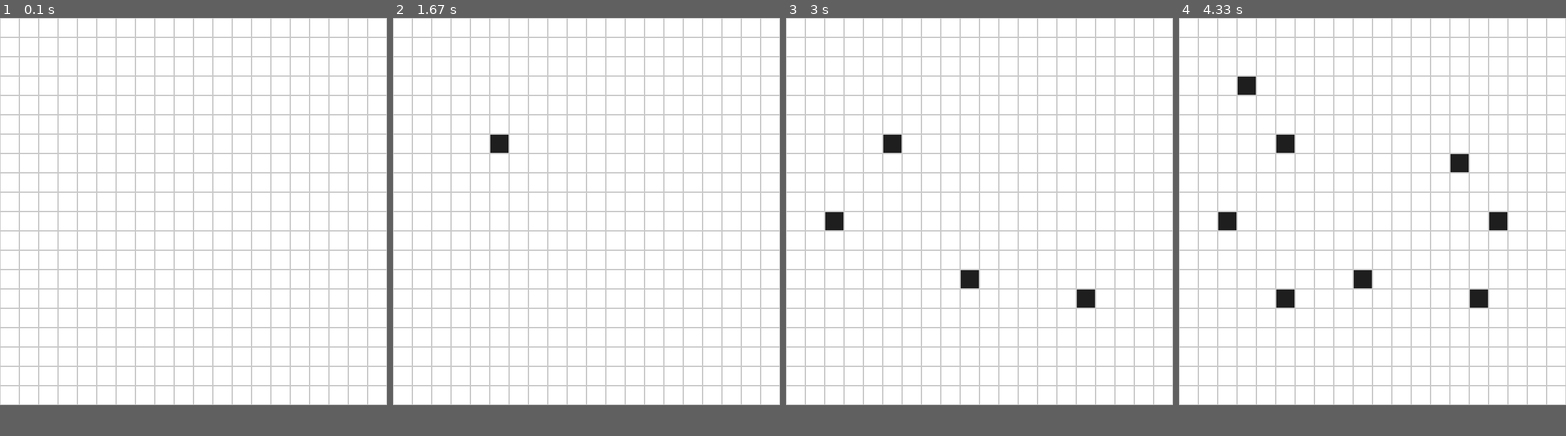
Above: before the commit, frames 1-4 (left to right).
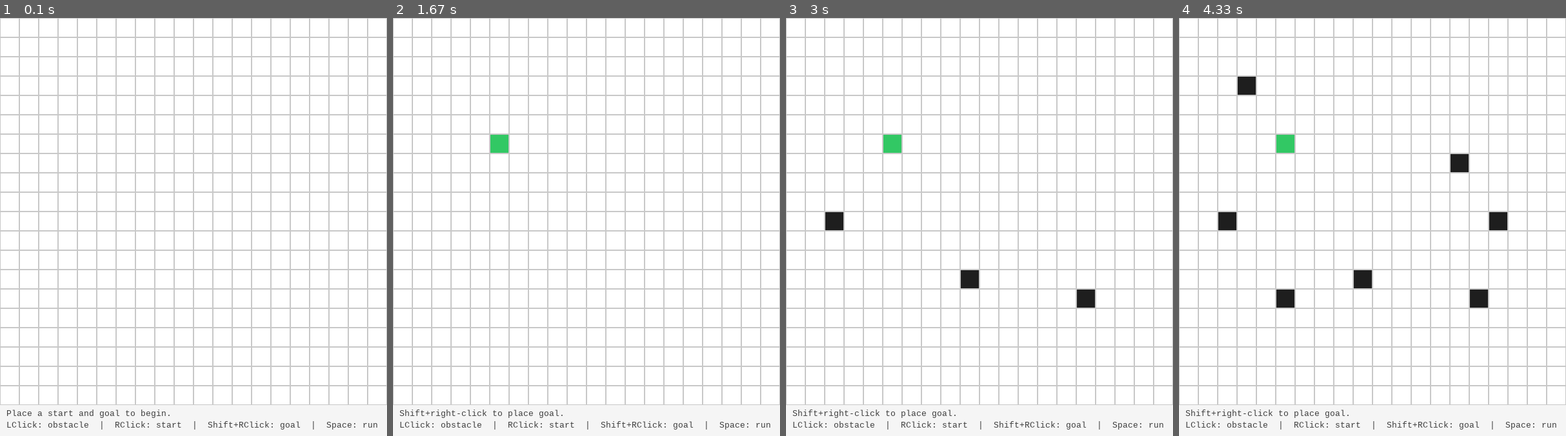
Above: after the commit, the same moments.

Repository: k-mma/autonomous-nav
Game: pygame game, started from main.py
Same seed, same stepped clock (60 frames per second), same inputs: the game is played once before the commit and once after it.
Inputs (mouse positions are in pixels of both pictures, inside the frame that each line leads up to):
- Up to frame 1 (0.1 s): no input
- Up to frame 2 (1.67 s): right-click (586, 256) at 0.38 s; click (493, 231) at 0.72 s; tap C at 1 s; right-click (493, 143) at 1.38 s
- Up to frame 3 (3 s): click (840, 214) at 1.72 s; click (979, 277) at 2.05 s; click (1080, 293) at 2.38 s; tap Space at 2.67 s
- Up to frame 4 (4.33 s): click (1492, 218) at 3.05 s; click (1453, 151) at 3.38 s; click (1256, 89) at 3.72 s; click (1279, 302) at 4.05 s
The window is 600x600 before the commit and 600x648 after it. Grey fills any space a smaller window leaves; there, only what the larger window draws over its background counts as a difference.

The runs differ from the first frame. In frame 1, 0.6% of the frame differs, in the area x 1-98%, y 93-99%; in frame 2, 0.8%, in the area x 1-98%, y 27-99%; in frame 3, 0.8%; in frame 4, 0.8%.

Commit message:
added start/goal cells, added dijkstra into visualizer

Diff:
--- a/nav/algorithms.py
+++ b/nav/algorithms.py
@@ -1,19 +1,38 @@
-# FUNCTIONS
+import heapq
 
-# Dijkstra's
 
-# Pseudocode
-'''
-for each vertex v:
-    dist[v] = infinity
-    prev[v] = none
-dist[source] = 0
-set all vertices to unexplored
-while destination not explored:
-    v = least-vlaued unexplored vertex
-    set v to explored
-    for each edge (v, w):
-        if dist[v] + len(v, w) < dist[w]:
-            dist[w] = dist[v] + len(v, w)
-            prev[w] = v
-'''
+def dijkstra(grid, start, goal):
+    dist = {start: 0}
+    came_from = {}
+    settled = set()
+    # pq: cost, row, col
+    pq = [(0, start[0], start[1])]
+
+    while pq:
+        cost, row, col = heapq.heappop(pq)
+        current = (row, col)
+        # Ignore cell already explored with a lower cost
+        if current in settled:
+            continue
+        settled.add(current)
+        if current == goal:
+            return reconstruct(came_from, start, goal), settled, came_from
+        for neighbor in grid.get_neighbors(row, col):
+            new_cost = cost + 1
+            if new_cost < dist.get(neighbor, float('inf')):
+                dist[neighbor] = new_cost
+                came_from[neighbor] = current
+                heapq.heappush(pq, (new_cost, neighbor[0], neighbor[1]))
+    # Return if no path found (queue is exhausted)
+    return None, settled, came_from
+
+
+def reconstruct(came_from, start, goal):
+    path = []
+    cell = goal
+    while cell != start:
+        path.append(cell)
+        cell = came_from[cell]
+    path.append(start)
+    path.reverse()
+    return path
--- a/nav/config.py
+++ b/nav/config.py
@@ -2,7 +2,9 @@
 
 GRID_SIZE = 20
 CELL_SIZE = 30          # Pixels per cell
-WINDOW_SIZE = GRID_SIZE * CELL_SIZE
+WINDOW_WIDTH = GRID_SIZE * CELL_SIZE
+STATUS_BAR_HEIGHT = 48
+WINDOW_HEIGHT = WINDOW_WIDTH + STATUS_BAR_HEIGHT
 
 
 # Cell colors
@@ -13,3 +15,16 @@
 BLACK = (30, 30, 30)
 # Grid lines
 GRAY = (200, 200, 200)
+# Start cell
+GREEN = (50, 200, 100)
+# Goal cell
+RED = (220, 60, 60)
+# Explored cells
+LIGHT_BLUE = (100, 180, 255)
+# Path cells
+YELLOW = (255, 210, 50)
+# Unreachable goal
+DARK_RED = (160, 30, 30)
+
+STATUS_BG = (245, 245, 245)
+STATUS_TEXT = (60, 60, 60)
--- a/nav/grid.py
+++ b/nav/grid.py
@@ -1,11 +1,11 @@
-import pygame
-import sys
 from nav.config import GRID_SIZE
 
 
 class Grid:
     FREE = 0
     OBSTACLE = 1
+    START = 2
+    GOAL = 3
 
 
     def __init__(self):
@@ -15,14 +15,8 @@
             for _ in range(GRID_SIZE):
                 row.append(Grid.FREE)
             self.cells.append(row)
-
-
-    def toggle(self, row, col):
-        if self.is_valid(row, col):
-            if self.cells[row][col] == Grid.FREE:
-                self.cells[row][col] = Grid.OBSTACLE
-            else:
-                self.cells[row][col] = Grid.FREE
+        self.start = None
+        self.goal = None
 
 
     def clear(self):
@@ -41,3 +35,49 @@
 
     def is_free(self, row, col):
         return self.is_valid(row, col) and self.cells[row][col] == Grid.FREE
+
+
+    def toggle_obstacle(self, row, col):
+        if not self.is_valid(row, col):
+            return
+        if self.cells[row][col] == Grid.START or self.cells[row][col] == Grid.GOAL:
+            return
+        if self.cells[row][col] == Grid.FREE:
+            self.cells[row][col] = Grid.OBSTACLE
+        else:
+            self.cells[row][col] = Grid.FREE
+
+
+    def place_start(self, row, col):
+        if not self.is_valid(row, col) or self.cells[row][col] == Grid.OBSTACLE:
+            return
+        if self.start is not None:
+            start_row, start_col = self.start
+            self.cells[start_row][start_col] = Grid.FREE
+        if (row, col) == self.goal:
+            self.goal = None
+        self.cells[row][col] = Grid.START
+        self.start = (row, col)
+
+
+    def place_goal(self, row, col):
+        if not self.is_valid(row, col) or self.cells[row][col] == Grid.OBSTACLE:
+            return
+        if self.goal is not None:
+            goal_row, goal_col = self.goal
+            self.cells[goal_row][goal_col] = Grid.FREE
+        if (row, col) == self.start:
+            self.start = None
+        self.cells[row][col] = Grid.GOAL
+        self.goal = (row, col)
+
+
+    def get_neighbors(self, row, col):
+        directions = [(-1, 0), (1, 0), (0, -1), (0, 1)]
+        neighbors = []
+        for dr, dc in directions:
+            r = row + dr
+            c = col + dc
+            if self.is_valid(r, c) and not self.is_obstacle(r, c):
+                neighbors.append((r, c))
+        return neighbors
--- a/nav/scratch/dijkstra_test.py
+++ b/nav/scratch/dijkstra_test.py
@@ -72,7 +72,7 @@
                 row_str += "* "
             else:
                 row_str += symbols[GRID[r][c]] + " "
-    print(row_str)
+        print(row_str)
 
 
 if __name__ == "__main__":
--- a/nav/visualizer.py
+++ b/nav/visualizer.py
@@ -1,50 +1,144 @@
 import sys
 import pygame
 
-from nav.config import GRID_SIZE, CELL_SIZE, WINDOW_SIZE, WHITE, BLACK, GRAY
+from nav.config import (
+    GRID_SIZE, CELL_SIZE, WINDOW_WIDTH, WINDOW_HEIGHT, STATUS_BAR_HEIGHT,
+    WHITE, BLACK, GRAY, GREEN, RED, LIGHT_BLUE, YELLOW, DARK_RED,
+    STATUS_BG, STATUS_TEXT,
+)
 from nav.grid import Grid
+from nav.algorithms import dijkstra
 
 
-def draw_grid(screen, grid):
+# DRAWING
+
+
+def draw_grid(screen, grid, explored, path):
+    if path:
+        path_set = set(path)
+    else:
+        path_set = set()
     for row in range(GRID_SIZE):
         for col in range(GRID_SIZE):
-            if grid.is_obstacle(row, col):
+            cell = grid.cells[row][col]
+            pos = (row, col)
+
+            if cell == Grid.START:
+                color = GREEN
+            elif cell == Grid.GOAL:
+                if path is None and explored:
+                    color = DARK_RED
+                else:
+                    color = RED
+            elif pos in path_set:
+                color = YELLOW
+            elif pos in explored:
+                color = LIGHT_BLUE
+            elif cell == Grid.OBSTACLE:
                 color = BLACK
             else:
                 color = WHITE
+
             rect = pygame.Rect(col * CELL_SIZE, row * CELL_SIZE, CELL_SIZE, CELL_SIZE)
             pygame.draw.rect(screen, color, rect)
             pygame.draw.rect(screen, GRAY, rect, 1)
 
 
-def handle_click(grid, pos):
+def draw_status(screen, font, message):
+    bar_rect = pygame.Rect(0, WINDOW_WIDTH, WINDOW_WIDTH, STATUS_BAR_HEIGHT)
+    pygame.draw.rect(screen, STATUS_BG, bar_rect)
+    lines = message.split("\n")
+    for i, line in enumerate(lines):
+        text_surf = font.render(line, True, STATUS_TEXT)
+        screen.blit(text_surf, (10, WINDOW_WIDTH + 6 + i * 18))
+
+
+# INPUT
+
+
+def pixel_to_cell(pos):
     x, y = pos
-    col = x // CELL_SIZE
-    row = y // CELL_SIZE
-    grid.toggle(row, col)
+    return y // CELL_SIZE, x // CELL_SIZE
+
+
+# MAIN LOOP
 
 
 def main():
     pygame.init()
-    screen = pygame.display.set_mode((WINDOW_SIZE, WINDOW_SIZE))
+    screen = pygame.display.set_mode((WINDOW_WIDTH, WINDOW_HEIGHT))
     pygame.display.set_caption("Autonomous Nav")
     clock = pygame.time.Clock()
+    font = pygame.font.SysFont("monospace", 13)
 
     grid = Grid()
+
+    # Reset state w/ grid change
+    explored = set()
+    path = None
+    # T/F for Dijkstra running since grid change
+    ran = False
+
+    def reset_algorithm():
+        nonlocal explored, path, ran
+        explored = set()
+        path = None
+        ran = False
+
+    def run_dijkstra():
+        nonlocal explored, path, ran
+        if grid.start is None or grid.goal is None:
+            return
+        path, explored, _ = dijkstra(grid, grid.start, grid.goal)
+        ran = True
+
+    CONTROLS = "LClick: obstacle  |  RClick: start  |  Shift+RClick: goal  |  Space: run  |  C: clear"
+
+    def status_message():
+        if grid.start is None and grid.goal is None:
+            return f"Place a start and goal to begin.\n{CONTROLS}"
+        if grid.start is None:
+            return f"Right-click to place start.\n{CONTROLS}"
+        if grid.goal is None:
+            return f"Shift+right-click to place goal.\n{CONTROLS}"
+        if not ran:
+            return f"Start and goal set — press Space to run Dijkstra.\n{CONTROLS}"
+        if path is None:
+            return f"No path found — goal is unreachable.  Cells explored: {len(explored)}\n{CONTROLS}"
+        return f"Path length: {len(path) - 1} steps  |  Cells explored: {len(explored)}\n{CONTROLS}"
 
     running = True
     while running:
         for event in pygame.event.get():
             if event.type == pygame.QUIT:
                 running = False
+
             elif event.type == pygame.MOUSEBUTTONDOWN:
-                handle_click(grid, event.pos)
+                row, col = pixel_to_cell(event.pos)
+                if not grid.is_valid(row, col):
+                    continue
+
+                if event.button == 1:
+                    grid.toggle_obstacle(row, col)
+                    reset_algorithm()
+                elif event.button == 3:
+                    mods = pygame.key.get_mods()
+                    if mods & pygame.KMOD_SHIFT:
+                        grid.place_goal(row, col)
+                    else:
+                        grid.place_start(row, col)
+                    reset_algorithm()
+
             elif event.type == pygame.KEYDOWN:
-                if event.key == pygame.K_c:
+                if event.key == pygame.K_SPACE:
+                    run_dijkstra()
+                elif event.key == pygame.K_c:
                     grid.clear()
+                    reset_algorithm()
 
         screen.fill(WHITE)
-        draw_grid(screen, grid)
+        draw_grid(screen, grid, explored, path)
+        draw_status(screen, font, status_message())
         pygame.display.flip()
         clock.tick(60)
 
